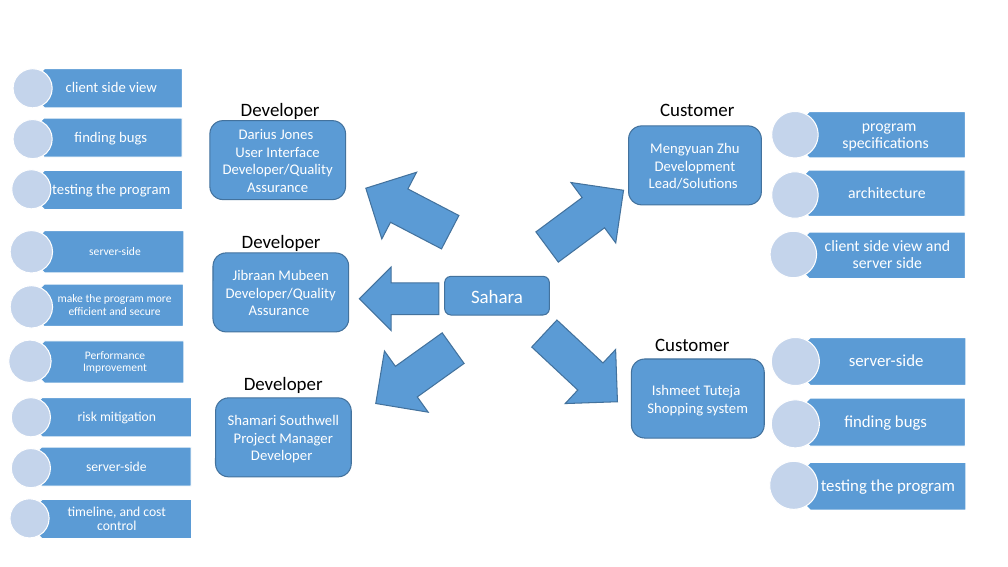
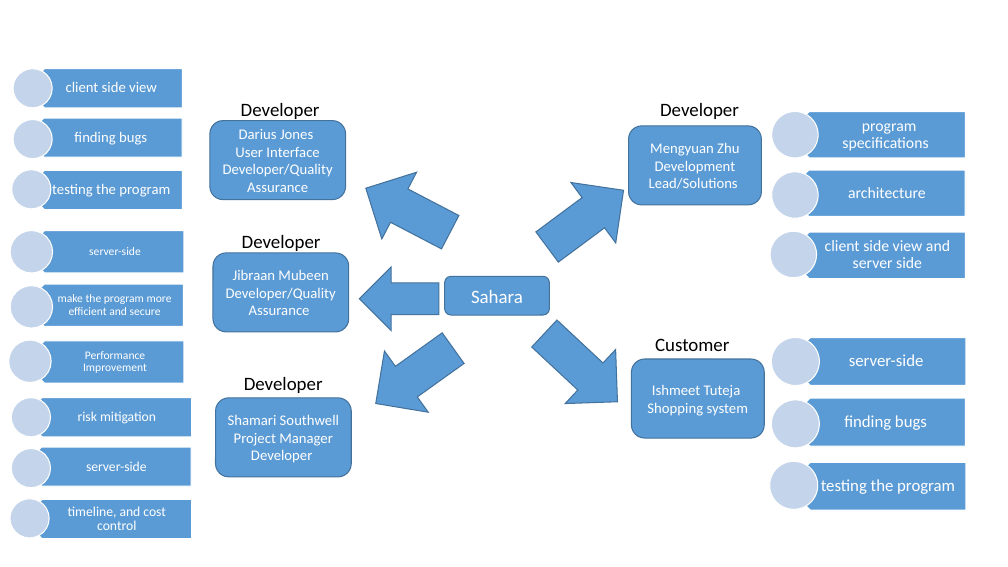
Before and after one commit to Csc4350-Team/project, a slide deck: slide 1 of role_chart.pptx. Drawn at 1008x567 pixels with LibreOffice and Linux fonts; fonts in the diff are those of the drawing. Boxes give left, top, right and bottom in pixels: in the first picture for what was removed or moved away, otherwise in the second. Text is boxed around its words. In the diff, an @@ line names an element or a change of style, - is before the commit and + after.

```diff
--- a/role_chart.pptx
+++ b/role_chart.pptx
@@ text at [660, 103, 739, 119]: text changed @@
-Customer
+Developer
```
Also in this commit, not shown: 5 other files.
